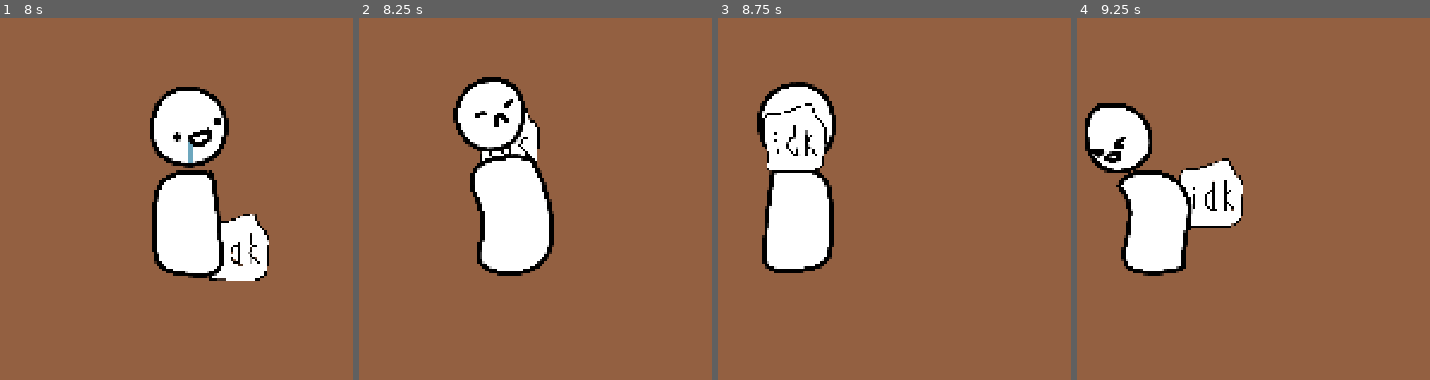
Above: before the commit, frames 1-4 (left to right).
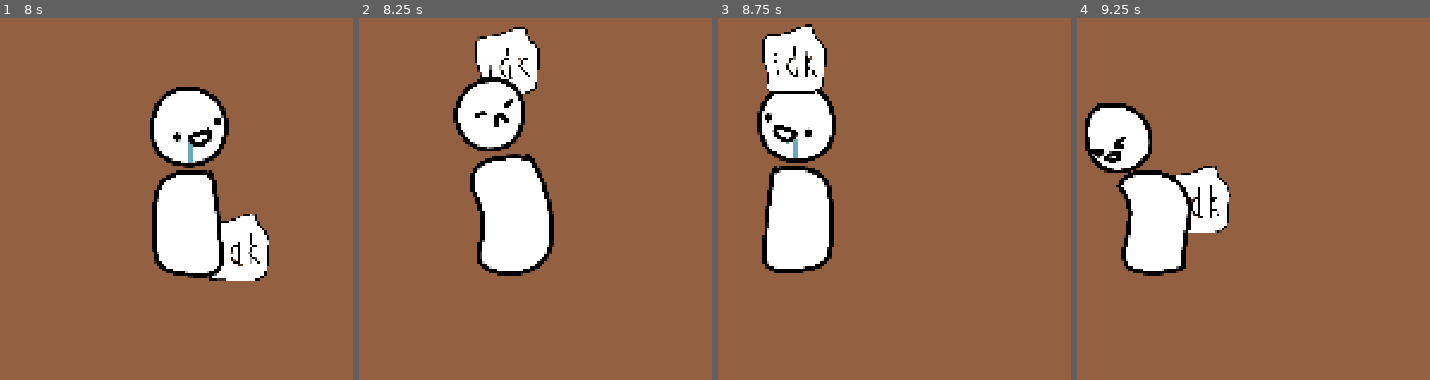
Above: after the commit, the same moments.

Repository: IMOitself/godot-game-idk
Game: Godot game, scene res://scenes/game.tscn
The game is run twice, just before and just after one commit, with the same random seed, the same clock (stepped at 60 frames per second) and the same inputs.
Inputs (mouse positions are in pixels of both pictures, inside the frame that each line leads up to):
- Up to frame 1 (8 s): move the mouse to (outside the picture) at 0.52 s; press the mouse at (outside the picture) at 0.53 s; hold D (move_right) 0.53-2.03 s; move the mouse to (outside the picture) at 1.27 s; release the mouse at (outside the picture) at 1.28 s; click (outside the picture) at 1.35 s; move the mouse to (outside the picture) at 2.02 s; press the mouse at (outside the picture) at 2.03 s; hold A (move_left) 2.03-4.28 s; move the mouse to (151, 307) at 2.77 s; release the mouse at (151, 307) at 2.78 s; click (151, 307) at 2.85 s; move the mouse to (60, 108) at 3.52 s; press the mouse at (60, 108) at 3.53 s; move the mouse to (225, 267) at 4.27 s; release the mouse at (225, 267) at 4.28 s; hold D (move_right) from 4.28 s (still down); click (225, 267) at 4.35 s; move the mouse to (38, 347) at 5.02 s; press the mouse at (38, 347) at 5.03 s; move the mouse to (172, 130) at 5.77 s; release the mouse at (172, 130) at 5.78 s; click (172, 130) at 5.85 s; move the mouse to (outside the picture) at 6.52 s; press the mouse at (outside the picture) at 6.53 s; move the mouse to (outside the picture) at 7.27 s; release the mouse at (outside the picture) at 7.28 s; click (outside the picture) at 7.35 s
- Up to frame 2 (8.25 s): move the mouse to (outside the picture) at 8.02 s; release D (move_right) at 8.03 s; press the mouse at (outside the picture) at 8.03 s; hold A (move_left) from 8.03 s (still down)
- Up to frame 3 (8.75 s): keep holding A (move_left)
- Up to frame 4 (9.25 s): keep holding A (move_left); move the mouse to (1228, 307) at 8.77 s; release the mouse at (1228, 307) at 8.78 s; click (1228, 307) at 8.85 s

Frame 1 is identical in both runs. In frame 2, 3.2% of the frame differs, in the area x 32-52%, y 2-41%; in frame 3, 4.2%, in the area x 12-31%, y 1-43%; in frame 4, 1.5%.

Commit message:
feat: make dropping much faster

Diff:
--- a/scripts/item.gd
+++ b/scripts/item.gd
@@ -44,15 +44,15 @@
 		scale = Vector2.ONE
 		freeze = false
 		rigidbody_collision.disabled = false
-		var xForce = player.get_direction() * 400
-		apply_impulse(Vector2(xForce, 200))
+		var xForce = player.get_direction() * 500
+		apply_impulse(Vector2(xForce, 800))
 
 func _pickup_animation():
 	var player = get_tree().get_first_node_in_group("player")
 	player.pick_up(animationTime)
 
 	var tween = get_tree().create_tween()
-	tween.tween_property(self, "global_position", player.global_position + Vector2(0, -100), animationTime)
+	tween.tween_property(self, "global_position", player.global_position + Vector2(0, -300), animationTime)
 	await tween.finished
 
 	reparent(player)
